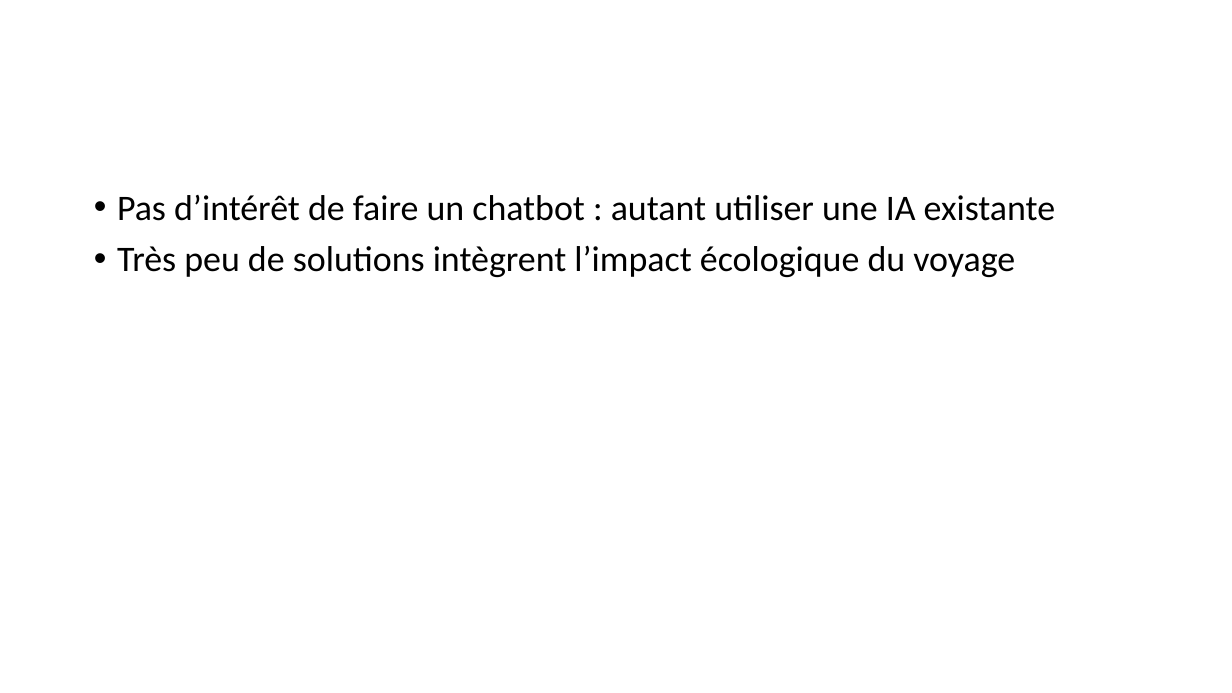
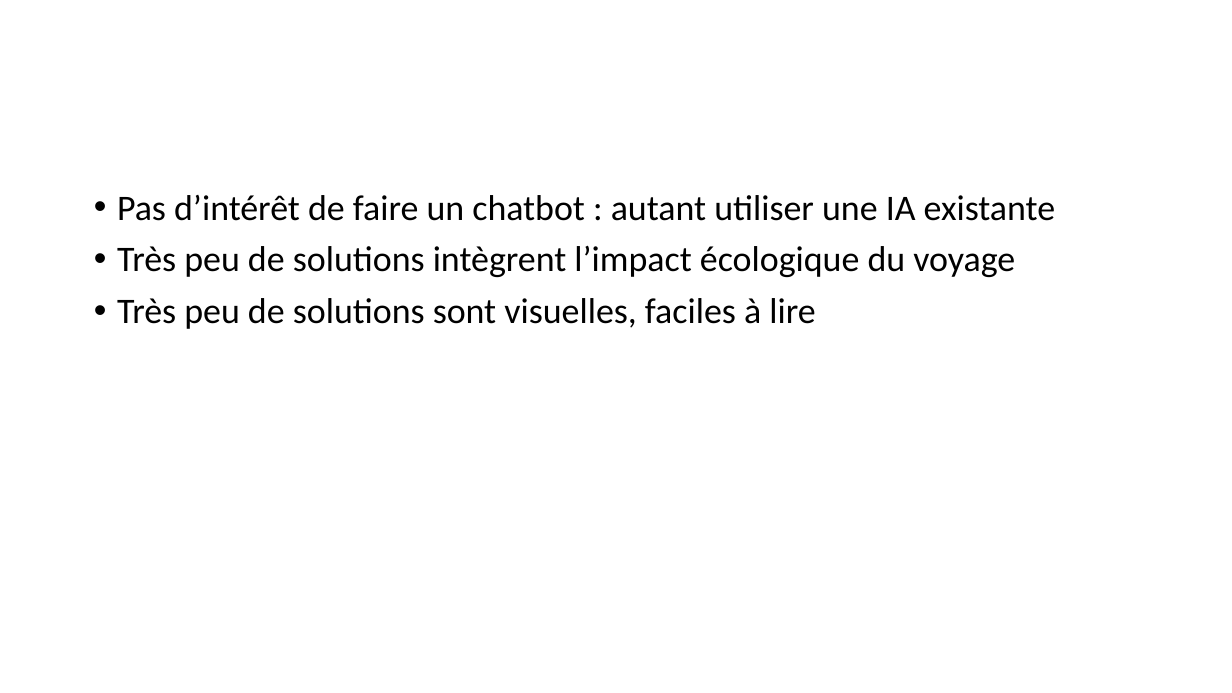
Before and after one commit to Quentin-Piot/eco-planner, a slide deck: slide 8 of Gestion de projet/Analyse Eco-Planner.pptx (slide 5 before the commit). Drawn at 1232x693 pixels with LibreOffice and Linux fonts; fonts in the diff are those of the drawing. Boxes give left, top, right and bottom in pixels: in the first picture for what was removed or moved away, otherwise in the second. Text is boxed around its words. In the diff, an @@ line names an element or a change of style, - is before the commit and + after.

```diff
--- a/Gestion de projet/Analyse Eco-Planner.pptx
+++ b/Gestion de projet/Analyse Eco-Planner.pptx
@@ text at bbox=[117, 298, 815, 329]: paragraph added @@
+• Très peu de solutions sont visuelles, faciles à lire
```
Also in this commit, not shown: 2 other slides changed, 5 slides added, 2 slides removed, 28 other files.
